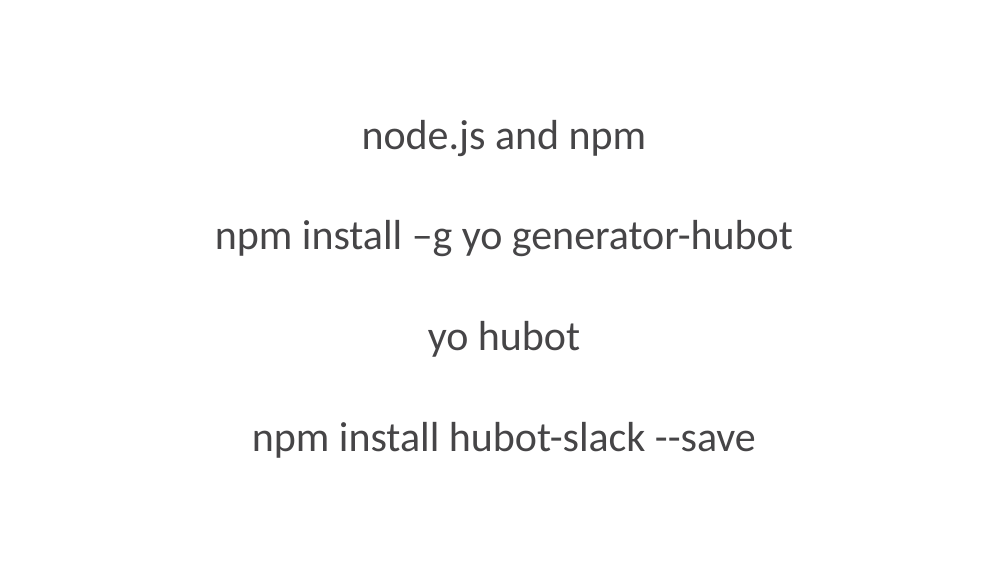
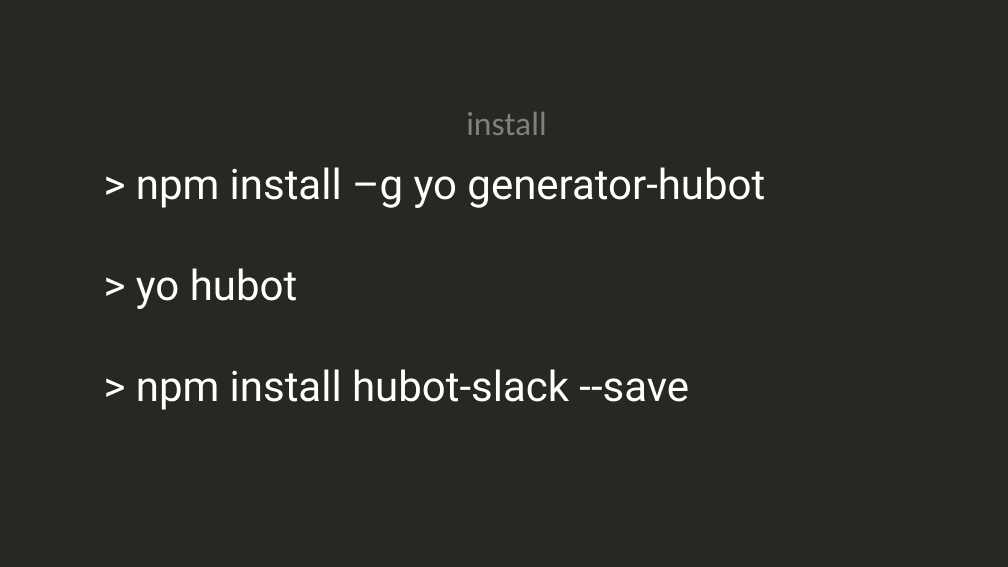
Before and after one commit to SneakyPeet/jsinsabot, a slide deck: slide 29 of jsinsa ChatopsV10.pptx. Drawn at 1008x567 pixels with LibreOffice and Linux fonts; fonts in the diff are those of the drawing. Boxes give left, top, right and bottom in pixels: in the first picture for what was removed or moved away, otherwise in the second. Text is boxed around its words. In the diff, an @@ line names an element or a change of style, - is before the commit and + after.

```diff
--- a/jsinsa ChatopsV10.pptx
+++ b/jsinsa ChatopsV10.pptx
@@ background #FFFFFF to #272822 @@
@@ text added at bbox=[466, 112, 546, 135], 32 pt, text #808080 @@
+install
@@ text at bbox=[136, 167, 765, 410]: text changed; font Calibri to Roboto; text colour #464547 to #FFFFFF @@
-node.js and npm
-npm install –g yo generator-hubot
-yo hubot
-npm install hubot-slack --save
+> npm install –g yo generator-hubot
+> yo hubot
+> npm install hubot-slack --save
```
Also in this commit, not shown: 2 other slides changed, 11 slides added, 1 slide removed.
